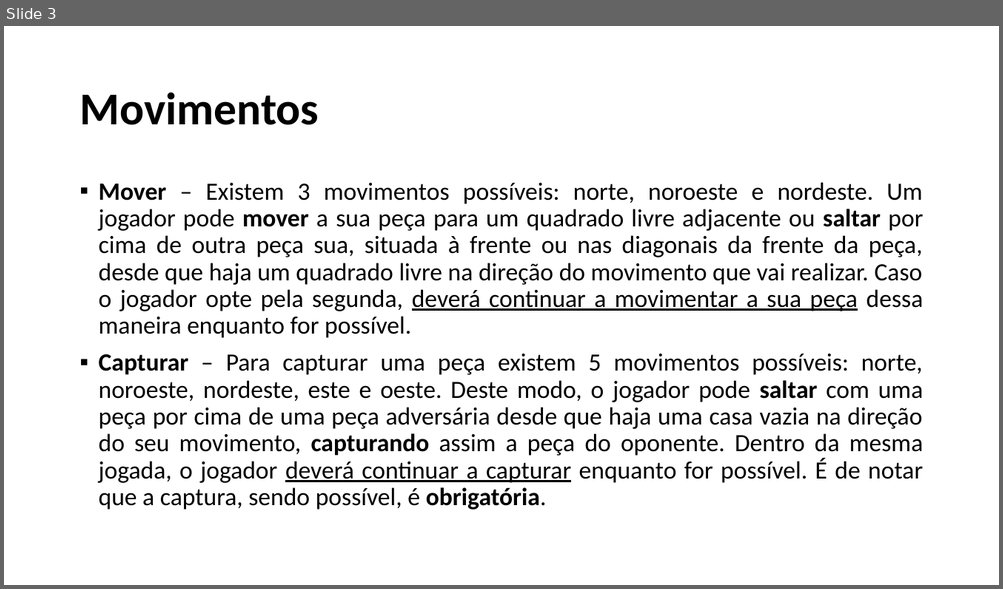
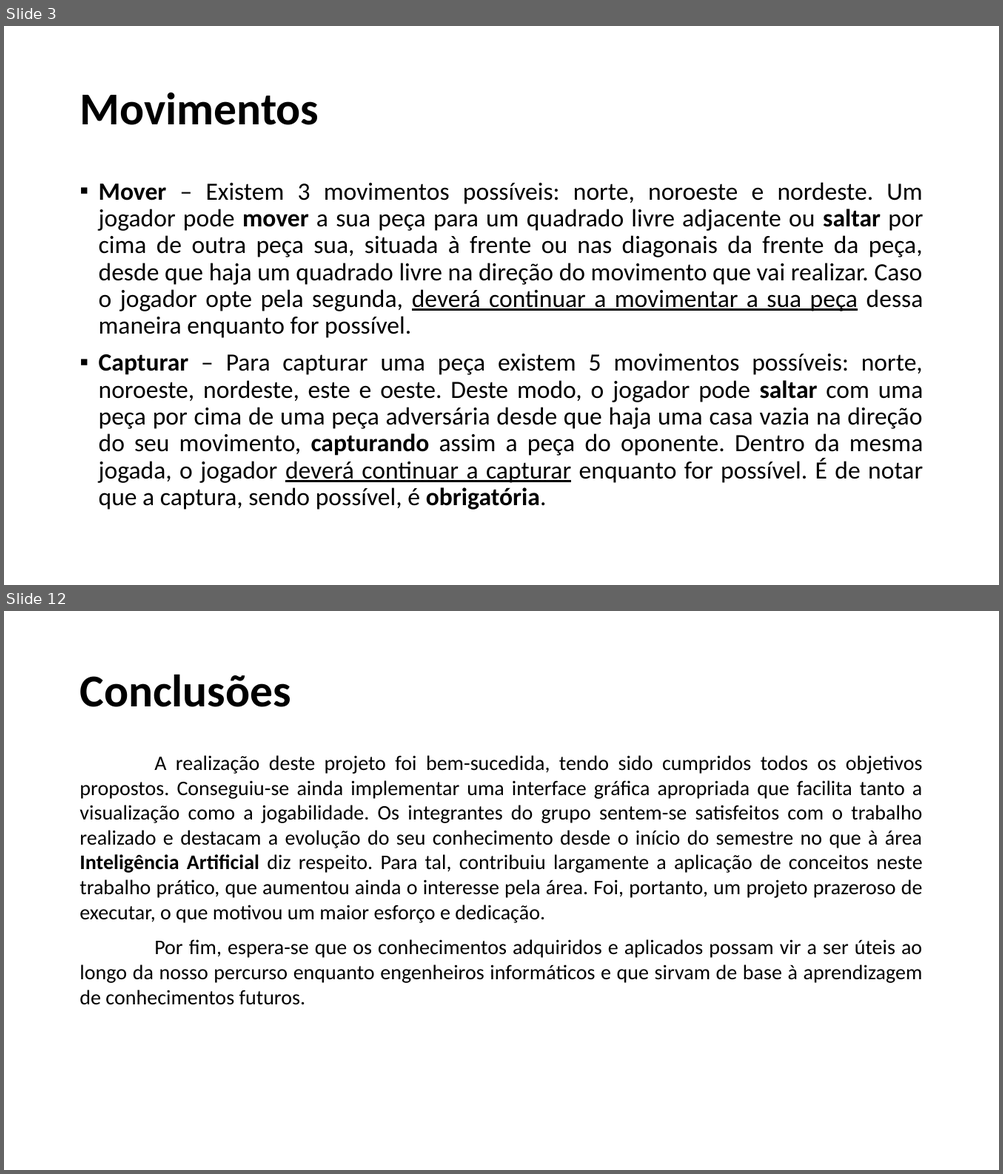
Before and after one commit to SergioDias47/Eximo, a slide deck: docs/IART-Eximo.pptx. Shown one above the other, each under a label of ours: slide 3 before the commit, slides 3 and 12 after it; the slides between them are not shown. The pictures are 1003x589 and 1003x1174 pixels, drawn with LibreOffice and Linux fonts; fonts in the diff are those of the drawing. Boxes give left, top, right and bottom in pixels: in the first picture for what was removed or moved away, otherwise in the second. Text is boxed around its words. In the diff, an @@ line names an element or a change of style, - is before the commit and + after.

```diff
--- a/docs/IART-Eximo.pptx
+++ b/docs/IART-Eximo.pptx
@@ slide 12 added at (4, 611, 999, 1170), background #FFFFFF @@
@@ text added at (79, 674, 291, 707), 44 pt, text #000000, bold @@
+Conclusões
@@ text added at (79, 755, 922, 1005), 20 pt, text #000000 @@
+A realização deste projeto foi bem-sucedida, tendo sido cumpridos todos os objetivos propostos. Conseguiu-se ainda implementar uma interface gráfica apropriada que facilita tanto a visualização como a jogabilidade. Os integrantes do grupo sentem-se satisfeitos com o trabalho realizado e destacam a evolução do seu conhecimento desde o início do semestre no que à área Inteligência Artificial diz respeito. Para tal, contribuiu largamente a aplicação de conceitos neste trabalho prático, que aumentou ainda o interesse pela área. Foi, portanto, um projeto prazeroso de executar, o que motivou um maior esforço e dedicação.
+Por fim, espera-se que os conhecimentos adquiridos e aplicados possam vir a ser úteis ao longo da nosso percurso enquanto engenheiros informáticos e que sirvam de base à aprendizagem de conhecimentos futuros.
```
Also in this commit, not shown: 5 slides changed, 6 other slides added, 3 other files.
